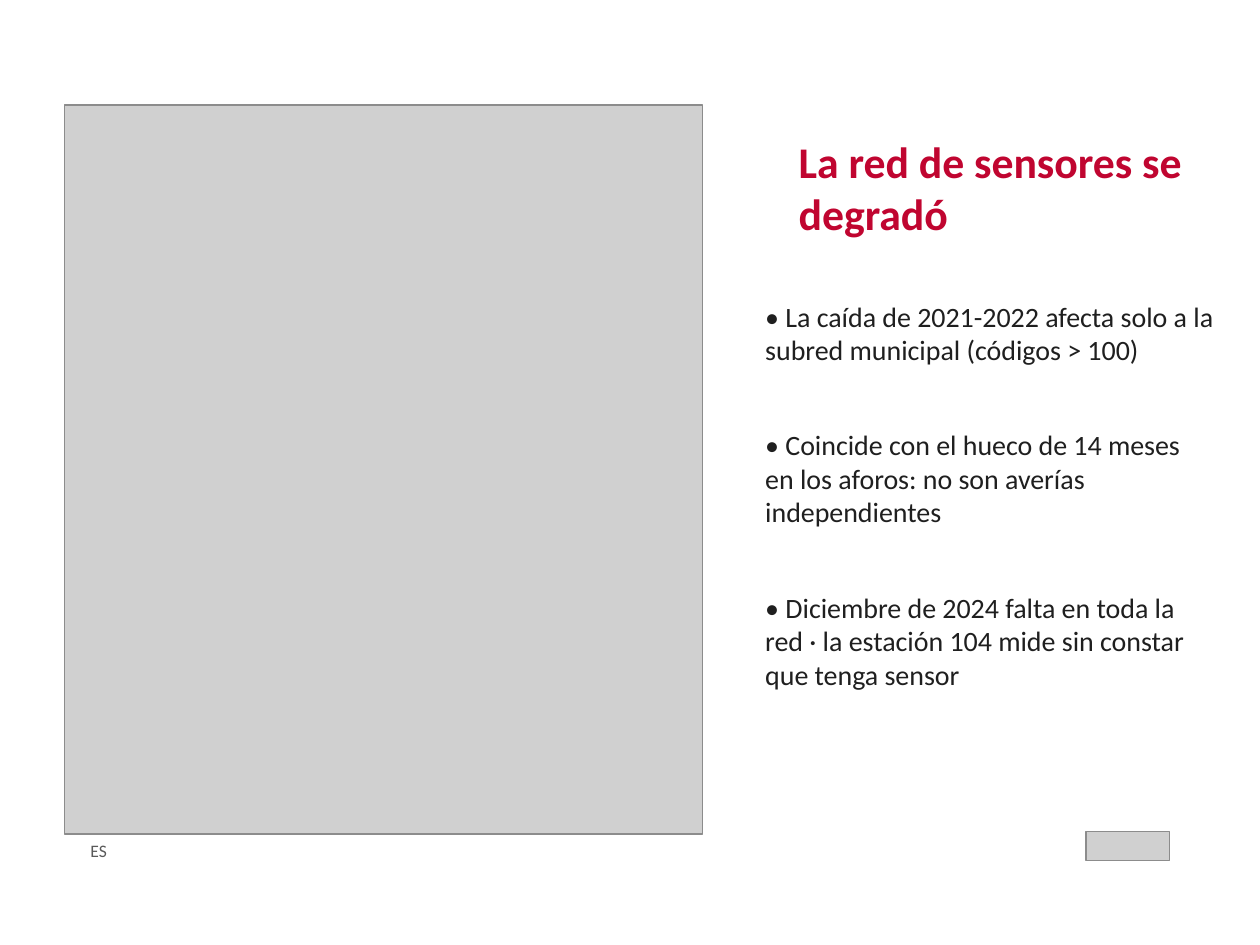
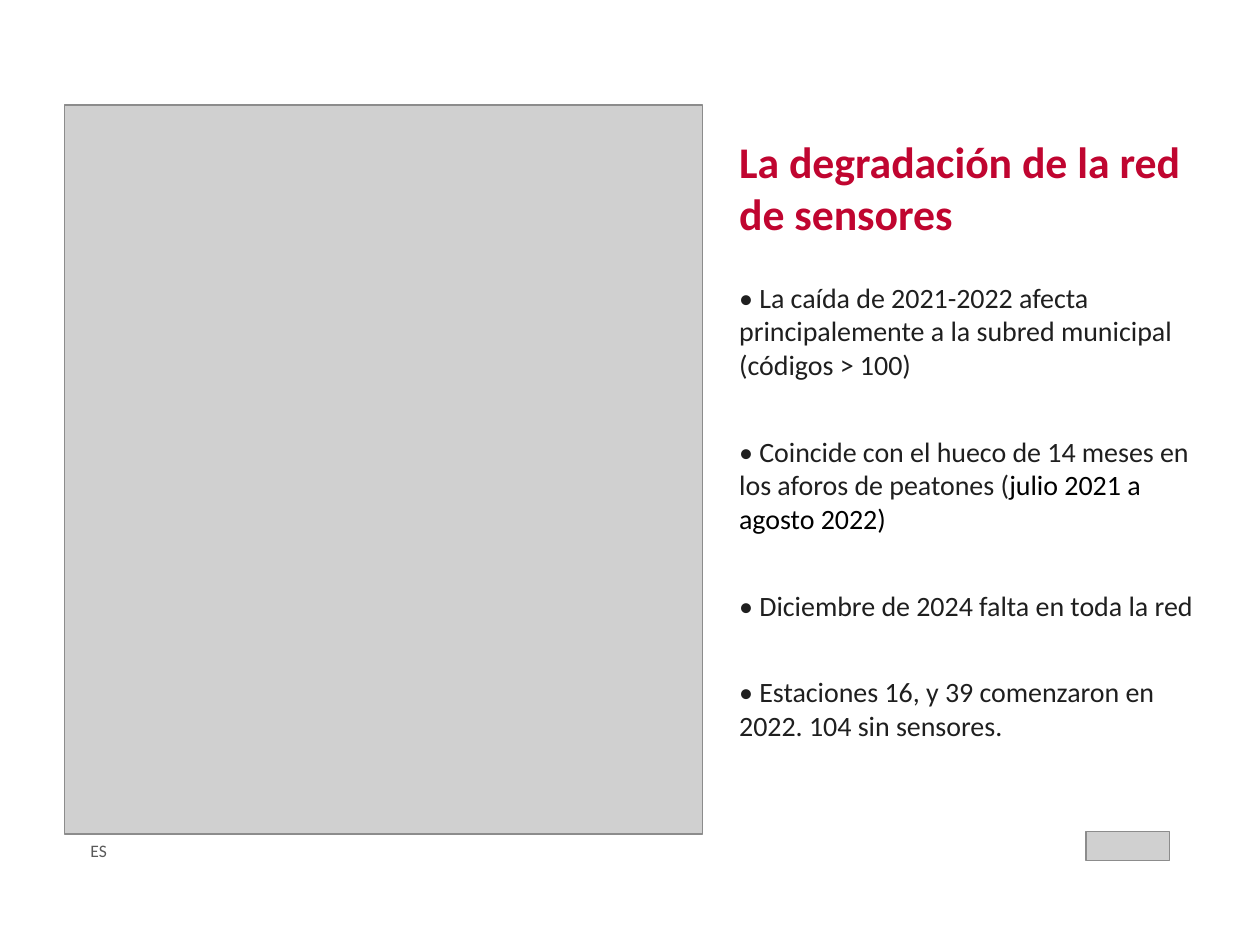
Before and after one commit to crismo04/TFM-cloud-soliutions-to-public-data, a slide deck: slide 20 of master's thesis/TFM_MII_Cloud_AI_PublicData_MolinaCristian_2026.pptx. Drawn at 1260x945 pixels with LibreOffice and Linux fonts; fonts in the diff are those of the drawing; grey boxes stand for pictures; background and template pictures are left out. Boxes give left, top, right and bottom in pixels: in the first picture for what was removed or moved away, otherwise in the second. Text is boxed around its words. In the diff, an @@ line names an element or a change of style, - is before the commit and + after.

Commit message:
Presentacion realizada (a falta de revision de tutores)

```diff
--- a/master's thesis/TFM_MII_Cloud_AI_PublicData_MolinaCristian_2026.pptx
+++ b/master's thesis/TFM_MII_Cloud_AI_PublicData_MolinaCristian_2026.pptx
@@ text at [739, 147, 1180, 231]: text changed @@
-La red de sensores se degradó
+La degradación de la red de sensores
@@ text at [739, 288, 1193, 737]: text changed @@
-• La caída de 2021-2022 afecta solo a la subred municipal (códigos > 100)
-• Coincide con el hueco de 14 meses en los aforos: no son averías independientes
-• Diciembre de 2024 falta en toda la red · la estación 104 mide sin constar que tenga sensor
+• La caída de 2021-2022 afecta principalemente a la subred municipal (códigos > 100)
+• Coincide con el hueco de 14 meses en los aforos de peatones (julio 2021 a agosto 2022)
+• Diciembre de 2024 falta en toda la red
+• Estaciones 16, y 39 comenzaron en 2022. 104 sin sensores.
```
Also in this commit, not shown: 22 other slides changed, 1 slide added, 9 other files.
